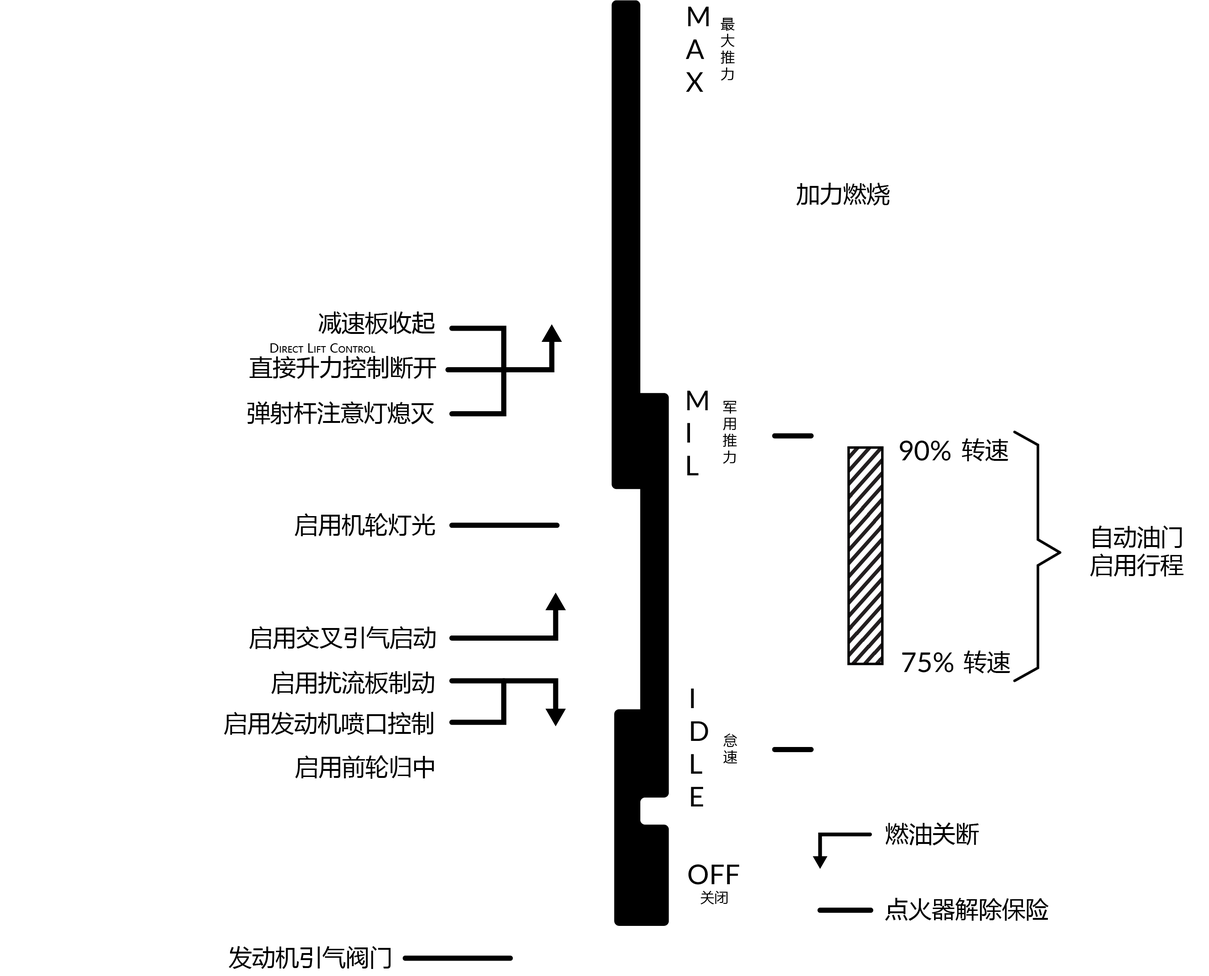
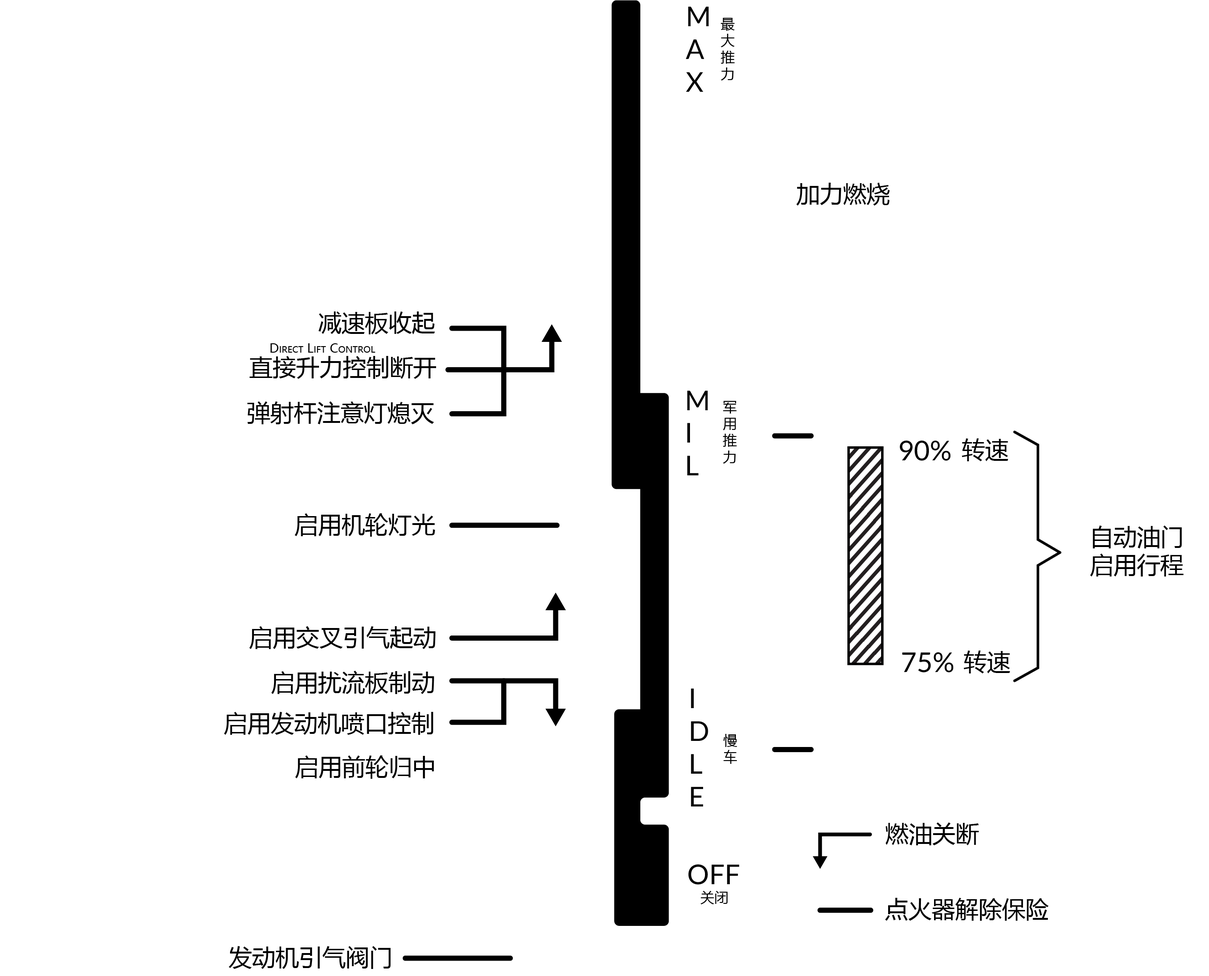
Revision of a layered 1209×976 image; what changed, layer by layer:
renamed "怠 速" to "慢 车", painted on it over bbox(723, 733, 738, 764)
renamed "启用交叉引气启动" to "启用交叉引气起动", painted on it over bbox(389, 626, 414, 650)
